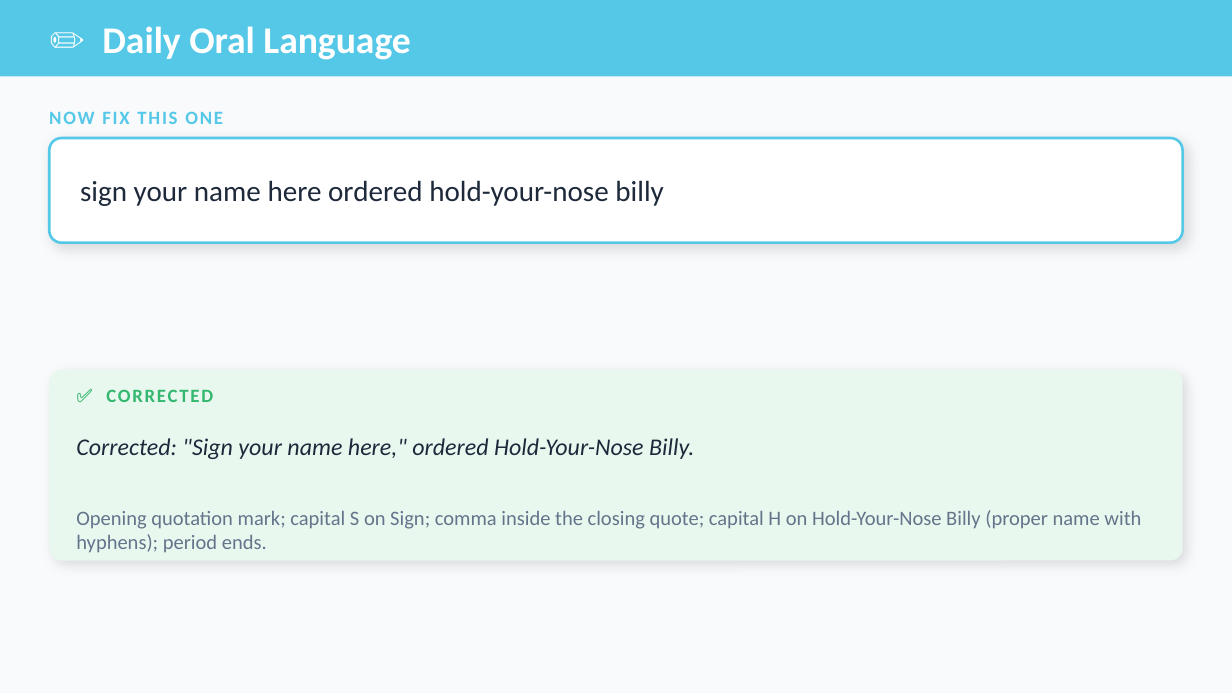
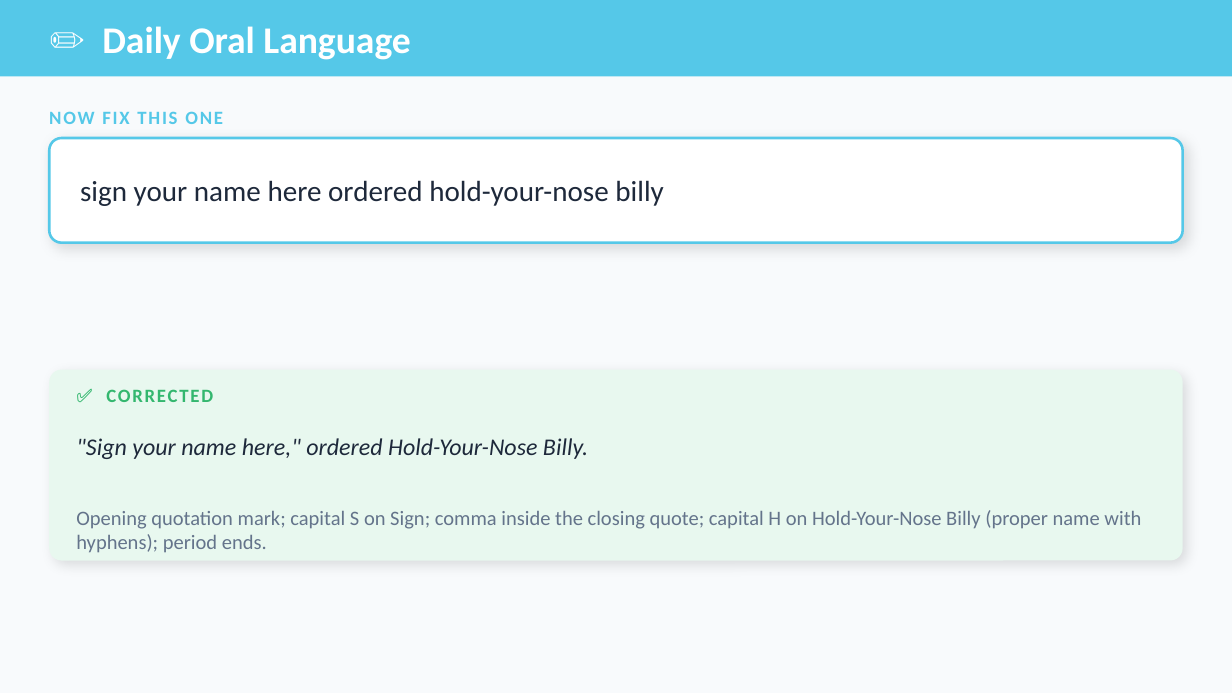
Before and after one commit to optimaondemand/optima-3rd-ela, a slide deck: slide 9 of Planning docs/Slides/lesson-19-2-teacher-slides.pptx. Drawn at 1232x693 pixels with LibreOffice and Linux fonts; fonts in the diff are those of the drawing. Boxes give left, top, right and bottom in pixels: in the first picture for what was removed or moved away, otherwise in the second. Text is boxed around its words. In the diff, an @@ line names an element or a change of style, - is before the commit and + after.

```diff
--- a/Planning docs/Slides/lesson-19-2-teacher-slides.pptx
+++ b/Planning docs/Slides/lesson-19-2-teacher-slides.pptx
@@ text at [76, 438, 588, 459]: text changed @@
-Corrected: "Sign your name here," ordered Hold-Your-Nose Billy.
+"Sign your name here," ordered Hold-Your-Nose Billy.
```
Also in this commit, not shown: 4 other slides changed, 6 slides added, 4 slides removed, 20 other files.
